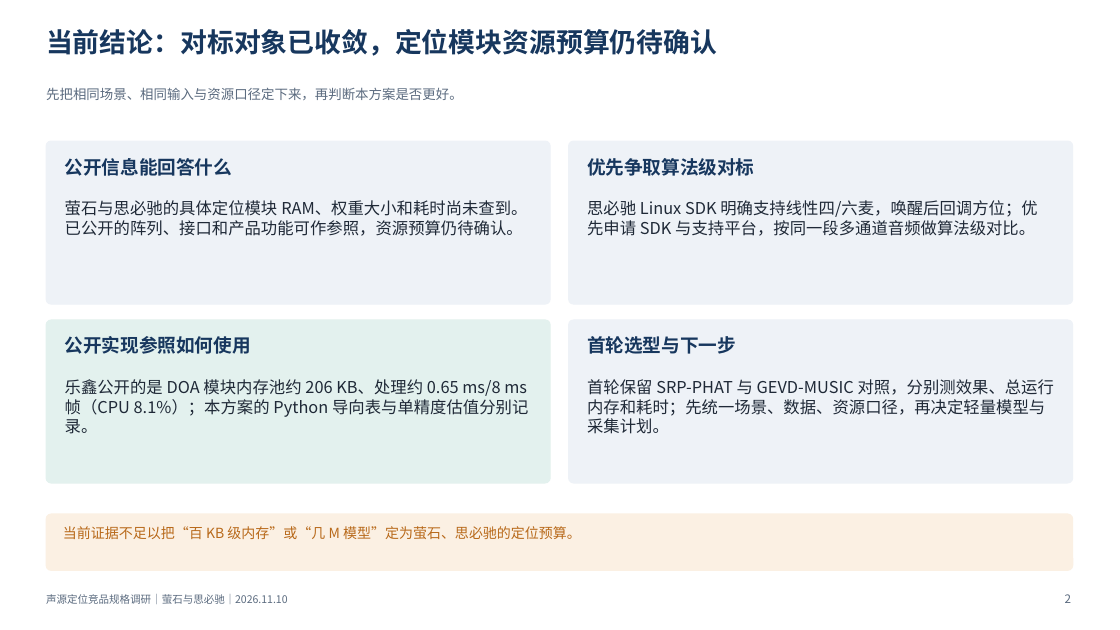
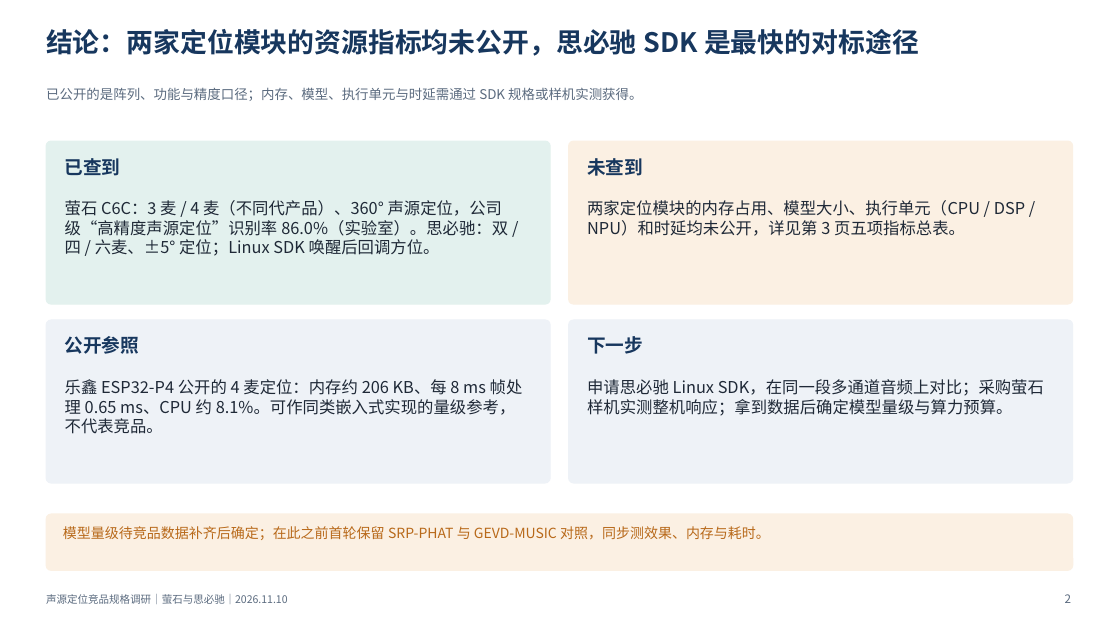
Before and after one commit to ZeroFoxxi/ssl-scene1, a slide deck: slide 2 of 竞品规格调研_萤石与思必驰.pptx. Drawn at 1120x630 pixels with LibreOffice and Linux fonts; fonts in the diff are those of the drawing. Boxes give left, top, right and bottom in pixels: in the first picture for what was removed or moved away, otherwise in the second. Text is boxed around its words. In the diff, an @@ line names an element or a change of style, - is before the commit and + after.

```diff
--- a/竞品规格调研_萤石与思必驰.pptx
+++ b/竞品规格调研_萤石与思必驰.pptx
@@ text at [46, 29, 919, 56]: text changed @@
-当前结论：对标对象已收敛，定位模块资源预算仍待确认
+结论：两家定位模块的资源指标均未公开，思必驰 SDK 是最快的对标途径
@@ text at [46, 87, 642, 101]: text changed @@
-先把相同场景、相同输入与资源口径定下来，再判断本方案是否更好。
+已公开的是阵列、功能与精度口径；内存、模型、执行单元与时延需通过 SDK 规格或样机实测获得。
@@ rounded rectangle at [46, 141, 550, 304]: fill #EEF2F7 to #E3F1EE; outline #EEF2F7 1 pt to #E3F1EE 1 pt @@
@@ rounded rectangle at [569, 141, 1073, 304]: fill #EEF2F7 to #FBF0E3; outline #EEF2F7 1 pt to #FBF0E3 1 pt @@
@@ text at [65, 158, 121, 176]: text changed @@
-公开信息能回答什么
+已查到
@@ text at [587, 158, 643, 176]: text changed @@
-优先争取算法级对标
+未查到
@@ text at [65, 200, 508, 256]: text changed @@
-萤石与思必驰的具体定位模块 RAM、权重大小和耗时尚未查到。已公开的阵列、接口和产品功能可作参照，资源预算仍待确认。
+萤石 C6C：3 麦 / 4 麦（不同代产品）、360° 声源定位，公司级“高精度声源定位”识别率 86.0%（实验室）。思必驰：双 / 四 / 六麦、±5° 定位；Linux SDK 唤醒后回调方位。
@@ text at [587, 200, 1025, 236]: text changed @@
-思必驰 Linux SDK 明确支持线性四/六麦，唤醒后回调方位；优先申请 SDK 与支持平台，按同一段多通道音频做算法级对比。
+两家定位模块的内存占用、模型大小、执行单元（CPU / DSP / NPU）和时延均未公开，详见第 3 页五项指标总表。
@@ rounded rectangle at [46, 320, 550, 483]: fill #E3F1EE to #EEF2F7; outline #E3F1EE 1 pt to #EEF2F7 1 pt @@
@@ text at [65, 336, 139, 354]: text changed @@
-公开实现参照如何使用
+公开参照
@@ text at [587, 336, 643, 354]: text changed @@
-首轮选型与下一步
+下一步
@@ text at [65, 379, 523, 434]: text changed @@
-乐鑫公开的是 DOA 模块内存池约 206 KB、处理约 0.65 ms/8 ms 帧（CPU 8.1%）；本方案的 Python 导向表与单精度估值分别记录。
+乐鑫 ESP32-P4 公开的 4 麦定位：内存约 206 KB、每 8 ms 帧处理 0.65 ms、CPU 约 8.1%。可作同类嵌入式实现的量级参考，不代表竞品。
@@ text at [587, 379, 1044, 416]: text changed @@
-首轮保留 SRP-PHAT 与 GEVD-MUSIC 对照，分别测效果、总运行内存和耗时；先统一场景、数据、资源口径，再决定轻量模型与采集计划。
+申请思必驰 Linux SDK，在同一段多通道音频上对比；采购萤石样机实测整机响应；拿到数据后确定模型量级与算力预算。
@@ text at [63, 526, 770, 540]: text changed @@
-当前证据不足以把“百 KB 级内存”或“几 M 模型”定为萤石、思必驰的定位预算。
+模型量级待竞品数据补齐后确定；在此之前首轮保留 SRP-PHAT 与 GEVD-MUSIC 对照，同步测效果、内存与耗时。
```
Also in this commit, not shown: 5 other files.
